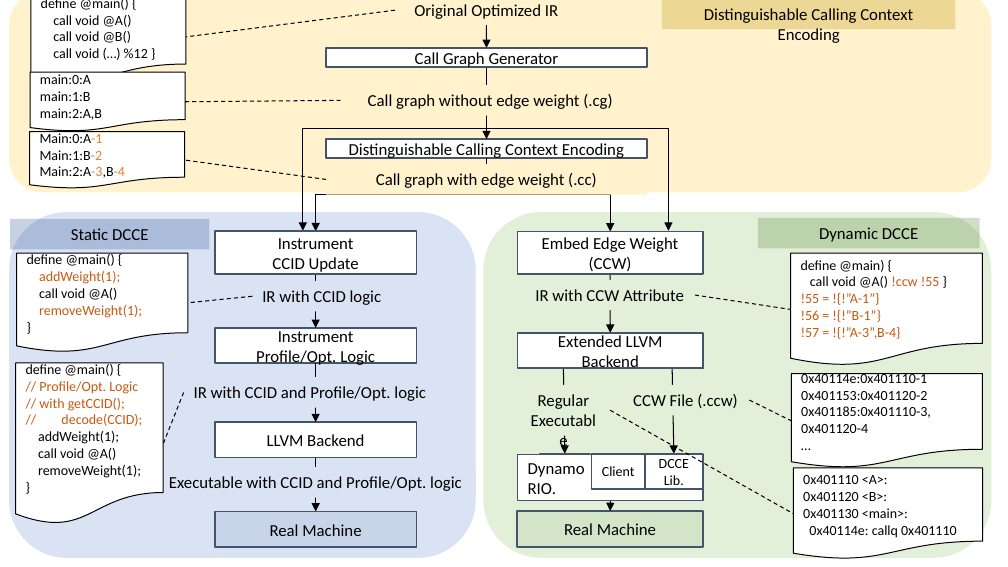
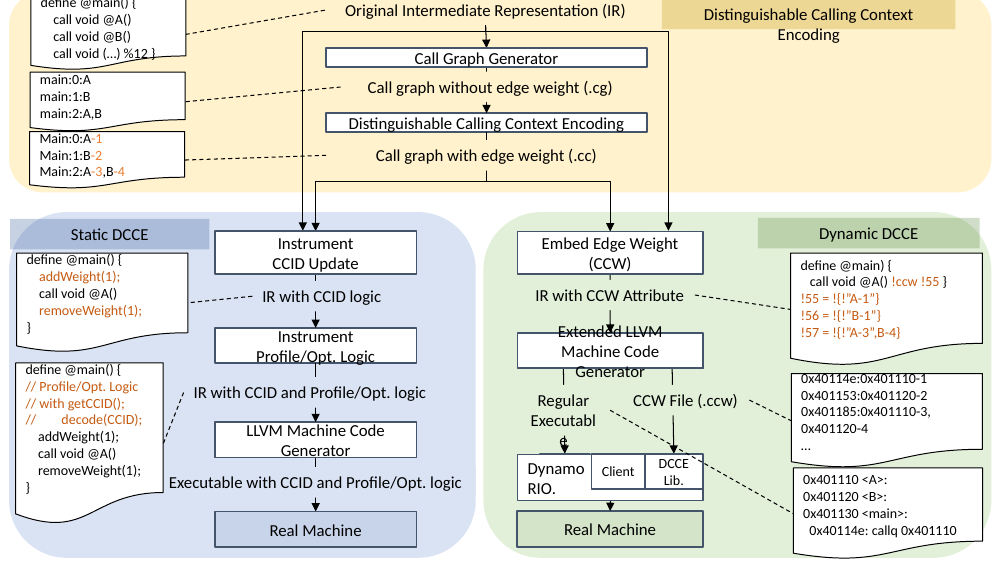
Before and after one commit to tamu-edu/DCCE, a slide deck: slide 4 of docs/design.pptx. Drawn at 1008x567 pixels with LibreOffice and Linux fonts; fonts in the diff are those of the drawing. Boxes give left, top, right and bottom in pixels: in the first picture for what was removed or moved away, otherwise in the second. Text is boxed around its words. In the diff, an @@ line names an element or a change of style, - is before the commit and + after.

```diff
--- a/docs/design.pptx
+++ b/docs/design.pptx
@@ flow chart document "define @main() {": place and size @@
-flow chart document "define @main() {" at [31, 0, 186, 82]
+flow chart document "define @main() {" at [31, 0, 186, 71]
@@ line moved from (395, 10) - (185, 37) to (325, 10) - (185, 34) @@
@@ elbow arrow (486, 25) - (302, 231): route changed @@
@@ text at [345, 4, 625, 19]: text changed @@
-Original Optimized IR
+Original Intermediate Representation (IR)
@@ elbow arrow (486, 25) - (668, 231): route changed @@
@@ line moved from (341, 101) - (185, 102) to (341, 87) - (185, 102) @@
@@ text "Call graph without edge weight ...": place and size @@
-text "Call graph without edge weight ..." at [368, 94, 612, 109]
+text "Call graph without edge weight ..." at [368, 81, 612, 96]
@@ arrow moved from (487, 68) - (487, 139) to (487, 68) - (487, 113) @@
@@ rectangle "Distinguishable Calling Context Encoding": place and size @@
-rectangle "Distinguishable Calling Context Encoding" at [327, 139, 647, 158]
+rectangle "Distinguishable Calling Context Encoding" at [327, 113, 647, 132]
@@ elbow arrow moved from (487, 158) - (316, 231) to (487, 132) - (316, 231) @@
@@ text "Call graph with edge weight ..." rewrapped from [327, 164, 647, 195] to [376, 149, 597, 164] @@
@@ elbow arrow moved from (487, 158) - (610, 232) to (487, 132) - (610, 232) @@
@@ line moved from (327, 179) - (184, 160) to (327, 155) - (184, 160) @@
@@ text in rectangle at [558, 323, 663, 377]: text changed @@
-Extended LLVM Backend
+Extended LLVM Machine Code Generator
@@ text in rectangle at [246, 424, 385, 461]: text changed @@
-LLVM Backend
+LLVM Machine Code Generator
```
Also in this commit, not shown: 1 other slide changed, 2 other files.
